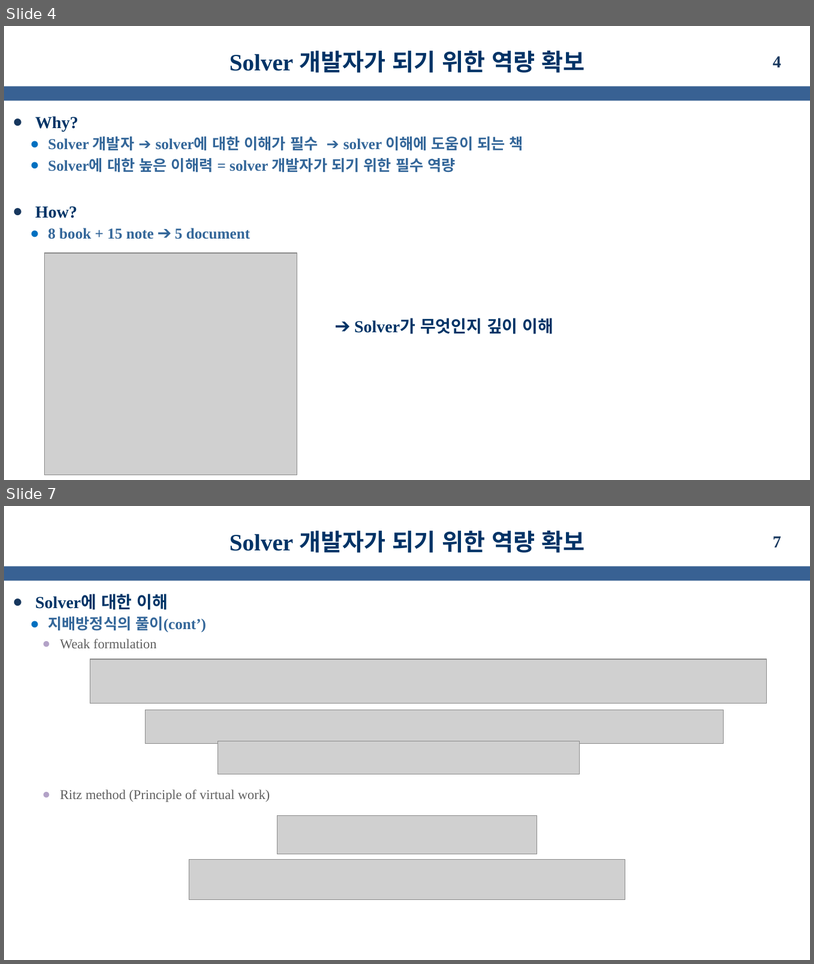
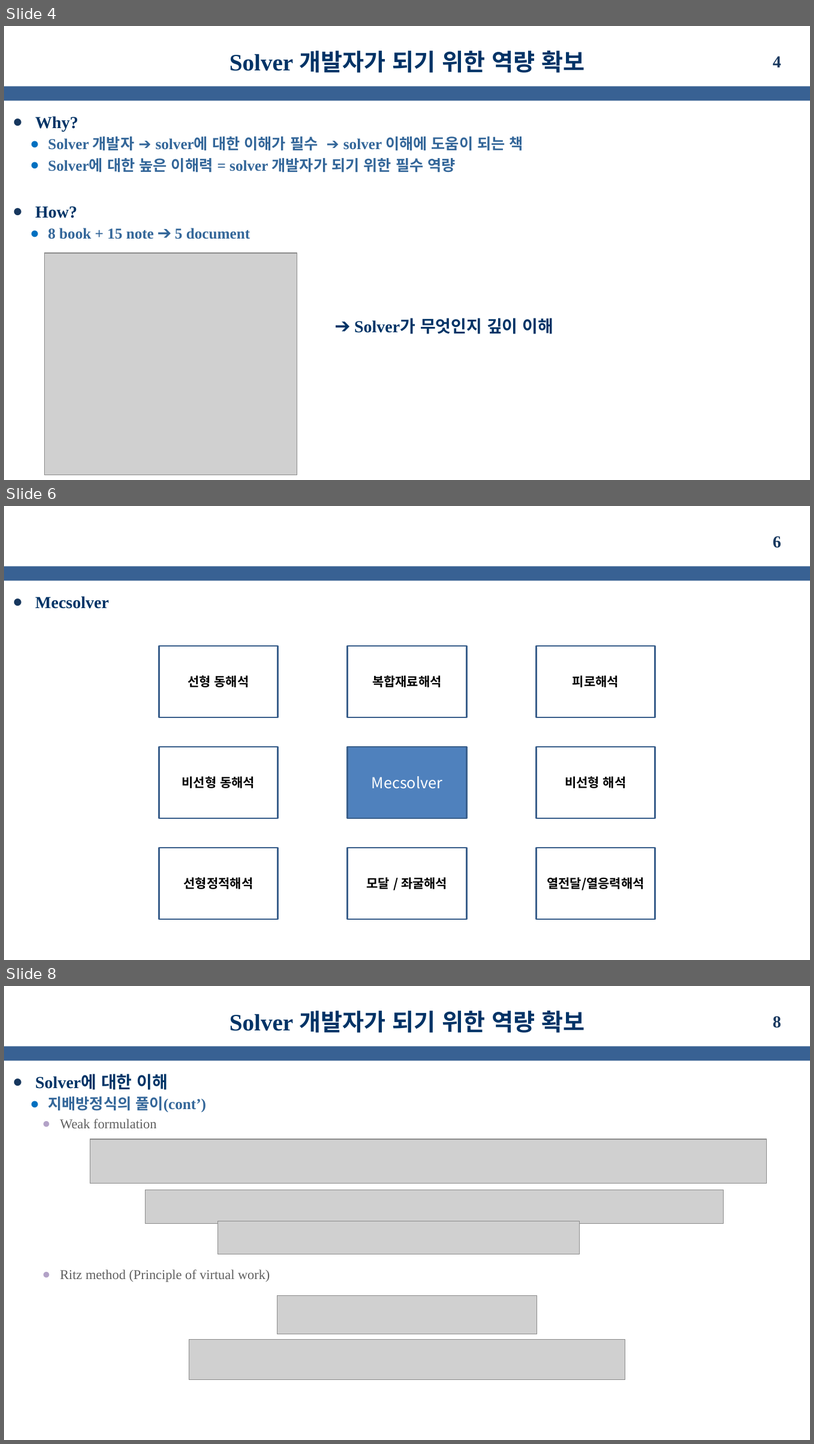
Before and after one commit to kms0523/Study, a slide deck: 발표자료/성과발표(중간).pptx. Shown one above the other, each under a label of ours: slides 4 and 7 before the commit, slides 4, 6 and 8 after it; the slides between them are not shown. The pictures are 814x964 and 814x1444 pixels, drawn with LibreOffice and Linux fonts; fonts in the diff are those of the drawing; grey boxes stand for pictures; background and template pictures are left out. Boxes give left, top, right and bottom in pixels: in the first picture for what was removed or moved away, otherwise in the second. Text is boxed around its words. In the diff, an @@ line names an element or a change of style, - is before the commit and + after.

```diff
--- a/발표자료/성과발표(중간).pptx
+++ b/발표자료/성과발표(중간).pptx
@@ slide 6 added at [4, 506, 810, 960], background #FFFFFF; not listed: 1 template element that a slide beside it also shows @@
@@ page number added at [773, 536, 782, 548], 20 pt, text #17375E, bold @@
+6
@@ text added at [35, 596, 109, 609], 20 pt, text #003366, bold @@
+● Mecsolver
@@ rectangle added at [159, 646, 278, 717], fill #FFFFFF, outline #3A5F8C 2 pt, 15 pt, text #000000, bold @@
+선형 동해석
@@ rectangle added at [348, 646, 467, 717], fill #FFFFFF, outline #3A5F8C 2 pt, 15 pt, text #000000, bold @@
+복합재료해석
@@ rectangle added at [536, 646, 656, 717], fill #FFFFFF, outline #3A5F8C 2 pt, 15 pt, text #000000, bold @@
+피로해석
@@ rectangle added at [159, 747, 278, 818], fill #FFFFFF, outline #3A5F8C 2 pt, 15 pt, text #000000, bold @@
+비선형 동해석
@@ rectangle added at [348, 747, 467, 818], fill #4F81BD, outline #3A5F8C 2 pt, 18 pt, text #FFFFFF @@
+Mecsolver
@@ rectangle added at [536, 747, 656, 818], fill #FFFFFF, outline #3A5F8C 2 pt, 15 pt, text #000000, bold @@
+비선형 해석
@@ rectangle added at [159, 847, 278, 919], fill #FFFFFF, outline #3A5F8C 2 pt, 15 pt, text #000000, bold @@
+선형정적해석
@@ rectangle added at [348, 847, 467, 919], fill #FFFFFF, outline #3A5F8C 2 pt, 15 pt, text #000000, bold @@
+모달 / 좌굴해석
@@ rectangle added at [536, 847, 656, 919], fill #FFFFFF, outline #3A5F8C 2 pt, 15 pt, text #000000, bold @@
+열전달/열응력해석
@@ what was slide 7 is now slide 8 @@
@@ page number at [773, 1016, 782, 1028]: text changed @@
-7
+8
```
Also in this commit, not shown: 2 slides changed, 10 other files.
